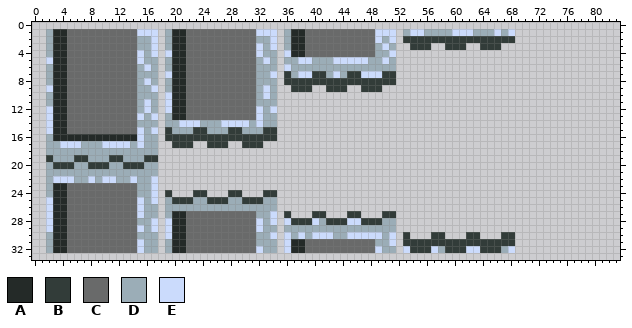
Sprite sheet -- Assets/Sprites/door.png. This is how it looked before the edit.
The file is 84x34 pixels.
Palette (. is transparent): A #242a28  B #323c39  C #696a6a  D #9badb7  E #cbdbfc
Pixels before (only the part around the change), first column x 0:
 0 ...........................................................................
 1 ..DAACCCCCCCCCCEEE.DAACCCCCCCCCCEEE.DAACCCCCCCCCCEEE.DEEDDDDEEEDDDEDE......
 2 ..DAACCCCCCCCCCDDE.DAACCCCCCCCCCDDE.DAACCCCCCCCCCEDE.BBBBBBBBBBBBBBBB......
 3 ..DAACCCCCCCCCCDDE.DAACCCCCCCCCCEDE.DAACCCCCCCCCCDED..BBB..BBB..BBB........
 4 ..DAACCCCCCCCCCEDE.EAACCCCCCCCCCEDD.EAACCCCCCCCCCDDE.......................
 5 ..EAACCCCCCCCCCEDD.DAACCCCCCCCCCDED.DDEEDDDEEEEEDDED.......................
 6 ..DAACCCCCCCCCCDED.DAACCCCCCCCCCDDD.EDDDDDDDDDDDDDDD.......................
 7 ..DAACCCCCCCCCCDDD.EAACCCCCCCCCCDDE.BDEEBBDEDBBEEEBB.......................
 8 ..DAACCCCCCCCCCDED.DAACCCCCCCCCCDDD.BBBBBBBBBBBBBBBB.......................
 9 ..EAACCCCCCCCCCDDE.DAACCCCCCCCCCDED..BBB..BBB..BBB.........................
10 ..DAACCCCCCCCCCDDD.EAACCCCCCCCCCDED........................................
11 ..DAACCCCCCCCCCDED.EAACCCCCCCCCCDDD........................................
12 ..EAACCCCCCCCCCDED.EAACCCCCCCCCCEDE........................................
13 ..EAACCCCCCCCCCEDE.DAACCCCCCCCCCEDD........................................
14 ..EAACCCCCCCCCCDDD.DDEEEDDDEEEEDEDD........................................
15 ..EAACCCCCCCCCCEDE.BDDDBBDDDBBDDDBB........................................
16 ..DAAAAAAAAAAAAEDD.BBBBBBBBBBBBBBBB........................................
17 ..DDEEEDDDEEEEDEDD..BBB..BBB..BBB..........................................
18 ..DDDDDDDDDDDDDDDD.........................................................
19 ..BDDDBBDDDBBDDDBB.........................................................
20 ..DBBBDDBBBDDBBBDD.........................................................
21 ..DDDDDDDDDDDDDDDD.........................................................
22 ..DEEEDDEDEEDDEDDE.........................................................
23 ..DAACCCCCCCCCCDDE.........................................................
24 ..DAACCCCCCCCCCDDE.B...BB...BB...BB........................................
25 ..EAACCCCCCCCCCEDE.DBBBDDBBBDDBBBDD........................................
26 ..EAACCCCCCCCCCEDD.DDDDDDDDDDDDDDDD........................................
27 ..EAACCCCCCCCCCEDD.DAACCCCCCCCCCDDE.B...BB...BB...BB.......................
28 ..EAACCCCCCCCCCDDE.EAACCCCCCCCCCEDE.EBBBEDBBBEEBBBDD.......................
29 ..EAACCCCCCCCCCEDE.EAACCCCCCCCCCEDD.DDDDDDDDDDDDDDDD.......................
30 ..DAACCCCCCCCCCDDD.EAACCCCCCCCCCDDE.EDEDEEEDDEEEEEDE.B...BB...BB...BB......
31 ..DAACCCCCCCCCCEDD.DAACCCCCCCCCCDDD.EAACCCCCCCCCCDDE.BBBBBBBBBBBBBBBB......
32 ..DAACCCCCCCCCCEDD.DAACCCCCCCCCCEDD.EAACCCCCCCCCCEDD.EBBBEDBBBEEBBBDE......
33 ...........................................................................
New version:
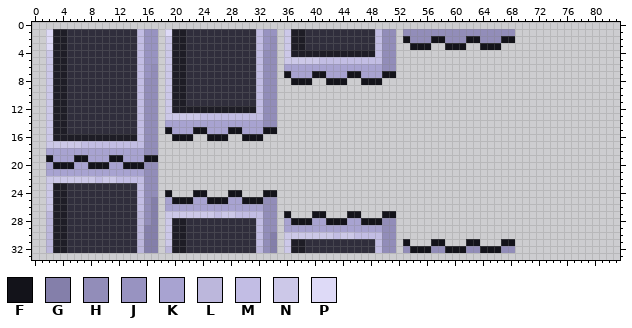
Colours new in this view: F #13131a  G #847faa  H #928db9  J #9893c1  K #a8a3d1  L #bcb7dc  M #c2bde4  N #ccc8e8  P #dedaf7
The edit:
colour A: #242a28 -> #1e1d26
colour C: #696a6a -> #302e3c
Changed rows in their new state; - is a pixel that keeps its letter.
first column x 2:
 1 P------------MJJ-P------------MJJ-N------------MHH-HHHHHHHHHHHHHHHH
 2 P------------MJJ-N------------MJH-N------------MHH-FHHHFFHHHFFHHHFF
 3 P------------MJJ-N------------MJH-N------------MHH--FFF--FFF--FFF--
 4 N------------MJJ-N------------MHH-N--AAAAAAAAAAMHH-----------------
 5 N------------MJJ-N------------MHH-NNNNNMMMMMMMMMHH-----------------
 6 N------------MJH-N------------MHH-KKKKKKKKKKKKKKHH-----------------
 7 N------------MJH-N------------MHH-FKKKFFKKKFFKKKFF-----------------
 8 N------------MHH-N------------MHH-.FFF..FFF..FFF..-----------------
 9 N------------MHH-N------------MHH--...--...--...-------------------
10 N------------MHH-N------------MHH----------------------------------
11 N------------MHH-N------------MHH----------------------------------
12 N------------MHH-N--AAAAAAAAAAMHH----------------------------------
13 N------------MHH-NNNNNMMMMMMMMMHH----------------------------------
14 N------------MHH-KKKKKKKKKKKKKKHH----------------------------------
15 N------------MHH-FKKKFFKKKFFKKKFF----------------------------------
16 N------------MHH-.FFF..FFF..FFF..----------------------------------
17 NNNNNMMMMMMMMMHH--...--...--...------------------------------------
18 KKKKKKKKKKKKKKHH---------------------------------------------------
19 FKKKFFKKKFFKKKFF---------------------------------------------------
20 KFFFKKFFFKKFFFHH---------------------------------------------------
21 KKKKKKKKKKKKKKHH---------------------------------------------------
22 NNNNNNNMNNMMMMHH---------------------------------------------------
23 N------------MHH---------------------------------------------------
24 N------------MHH-F---FF---FF---FF----------------------------------
25 N------------MHG-KFFFKKFFFKKFFFHH----------------------------------
26 N------------MHG-KKKKKKKKKKKKKKHH----------------------------------
27 L------------LHG-NNNNNNNMNNMMMMHH-F---FF---FF---FF-----------------
28 L------------LHG-N------------MHH-KFFFKKFFFKKFFFHH-----------------
29 L------------LGG-N------------MHH-KKKKKKKKKKKKKKHH-----------------
30 L------------LGG-N------------MHG-NNNNNNNMNNMMMMHH-.---..---..---..
31 L------------LGG-N------------MHG-N------------MHH-F...FF...FF...FF
32 L------------LGG-L------------LHG-N------------MHH-HFFFHHFFFHHFFFHH
Boxes around the changes in both pictures, in picture pixels (x1, y1, x2, y2):
changed: (46, 29, 515, 253)
